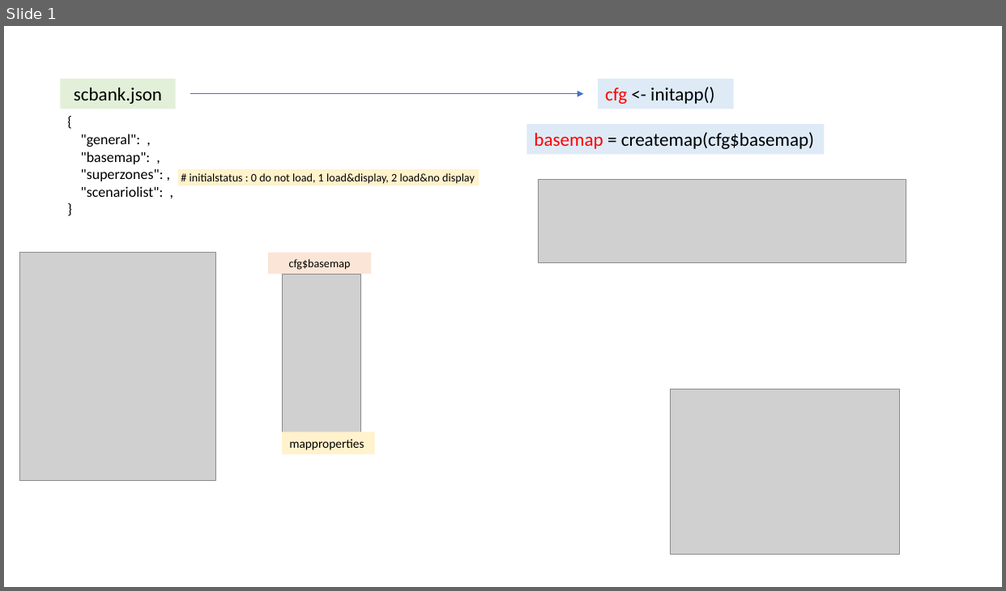
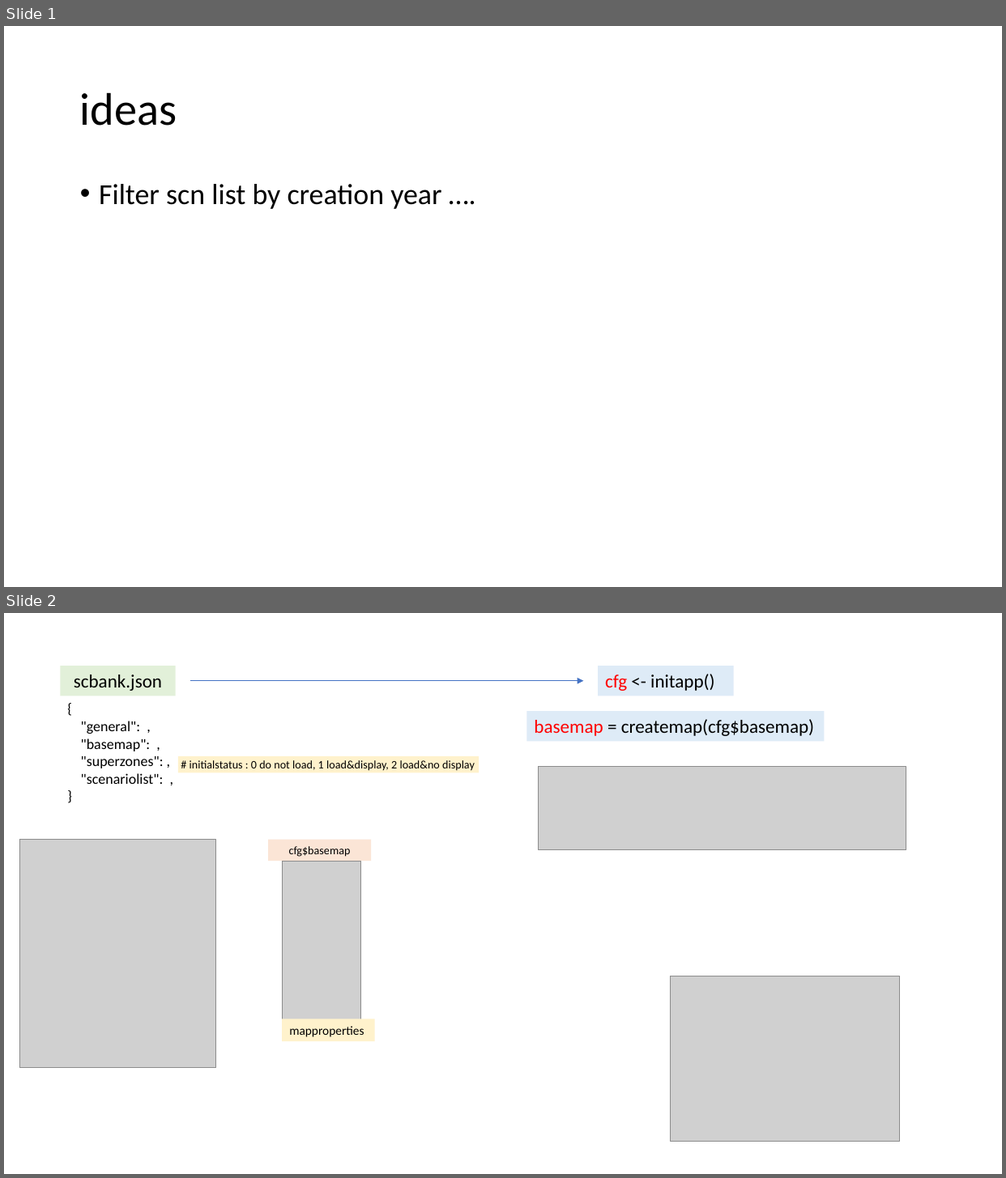
Before and after one commit to MOTRoundTables/ScenarioBank, a slide deck: doc/process.pptx. Shown one above the other, each under a label of ours: slide 1 before the commit, slides 1 and 2 after it. The pictures are 1006x591 and 1006x1178 pixels, drawn with LibreOffice and Linux fonts; fonts in the diff are those of the drawing; grey boxes stand for pictures. Boxes give left, top, right and bottom in pixels: in the first picture for what was removed or moved away, otherwise in the second. Text is boxed around its words. In the diff, an @@ line names an element or a change of style, - is before the commit and + after.

```diff
--- a/doc/process.pptx
+++ b/doc/process.pptx
@@ slide 1 added at bbox=[4, 26, 1002, 587], background #FFFFFF @@
@@ title added at bbox=[80, 92, 177, 126], 44 pt, text #000000 @@
+ideas
@@ text added at bbox=[99, 184, 441, 209], 28 pt, text #000000 @@
+• Filter scn list by creation year ….
@@ what was slide 1 is now slide 2 @@
```
Also in this commit, not shown: 4 other files.
